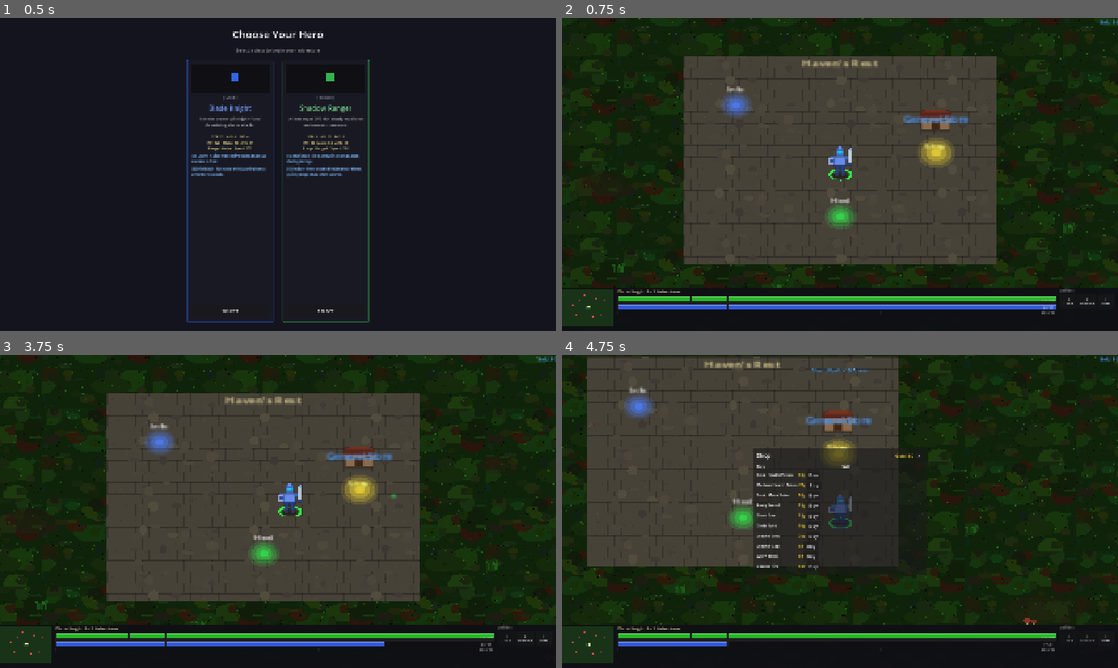
Above: before the commit, frames 1-4 (two rows, left to right).
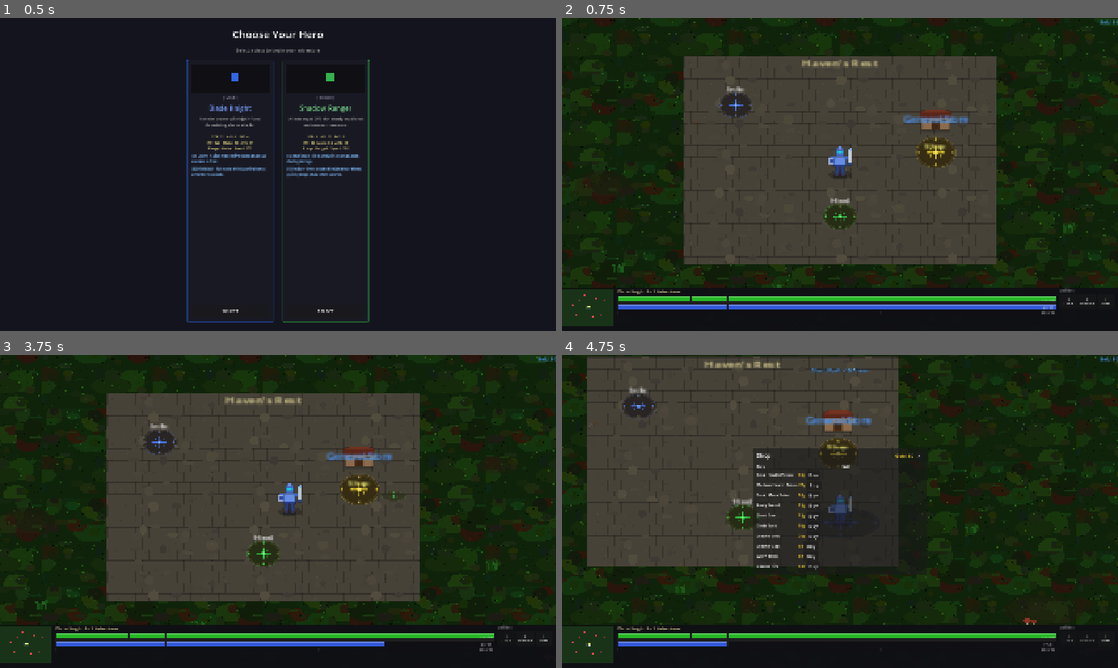
Above: after the commit, the same moments.

Repository: slxny/legends-open-rpg
Game: Godot game, scene res://scenes/main.tscn
Two runs of this game, one before a commit and one after it. Both use one fixed random seed, a clock stepped at 60 frames per second and the inputs below.
Inputs (mouse positions are in pixels of both pictures, inside the frame that each line leads up to):
- Up to frame 1 (0.5 s): no input
- Up to frame 2 (0.75 s): click "SELECT" at 0.5 s
- Up to frame 3 (3.75 s): click "Q Cleave" at 1.25 s; click "E Shield Wall" at 2 s; click "I Items" at 2.75 s; tap Enter at 3.5 s; move the mouse to (400, 495) at 3.52 s; hold D (move_right) from 3.53 s (still down); hold Q (ability_1) from 3.53 s (still down); click (400, 495) at 3.67 s
- Up to frame 4 (4.75 s): move the mouse to (728, 527) at 4.27 s; release D (move_right) at 4.28 s; release Q (ability_1) at 4.28 s; hold S (move_down) from 4.28 s (still down); tap E (ability_2) at 4.35 s

Frame 1 is identical in both runs. In frame 2, 1.3% of the frame differs, in the area x 28-71%, y 23-68%; in frame 3, 1.3%, in the area x 25-72%, y 24-68%; in frame 4, 1.1%.

Commit message:
Add hybrid sprite loading system and new SC:BW-accurate sprite types
- sprite_generator.gd now tries loading PNGs from res://assets/sprites/
  before falling back to procedural generation
- Added assets/sprites/ directory structure with subdirs for heroes,
  enemies, environment, buildings, beacons, items, terrain, ui, vfx
- Added ASSET_GUIDE.md explaining file naming and sizes
- New procedural sprites: ground_snow, ground_dirt, snow, ice, tree_dead,
  cliff_face, icicles, landing_pad, blood_splatter, beacon_cyan
- Beacons upgraded from 32x32 circles to 96x48 ornate metallic pads
  with energy cross patterns and corner nodes (matching SC:BW screenshots)

https://claude.ai/code/session_014HG3MHzygjBCY6B522kZJx

Diff:
--- a/scripts/autoloads/sprite_generator.gd
+++ b/scripts/autoloads/sprite_generator.gd
@@ -1,71 +1,143 @@
 extends Node
 
-## Generates all pixel art sprites at runtime using Godot's Image API.
+## Hybrid sprite system: loads external PNGs from res://assets/sprites/ first,
+## falls back to procedural generation via Godot's Image API.
 ## SC:BW jungle tileset aesthetic with chunky readable pixel art.
 
 # Cache generated textures
 var textures: Dictionary = {}
 
+# Maps sprite names to asset subdirectories for external file lookup
+var _asset_dirs: Dictionary = {}
+
 func _ready() -> void:
+	_init_asset_dirs()
 	_generate_all()
 
 func get_texture(name: String) -> ImageTexture:
 	return textures.get(name, null)
 
+## Try loading a PNG from res://assets/sprites/<subdir>/<name>.png
+## Returns true if loaded successfully, false to fall back to procedural.
+func _try_load_external(sprite_name: String) -> bool:
+	var subdir: String = _asset_dirs.get(sprite_name, "")
+	if subdir.is_empty():
+		return false
+	var path = "res://assets/sprites/%s/%s.png" % [subdir, sprite_name]
+	if ResourceLoader.exists(path):
+		var tex = load(path) as Texture2D
+		if tex:
+			textures[sprite_name] = tex
+			return true
+	return false
+
+func _init_asset_dirs() -> void:
+	# Heroes
+	for n in ["blade_knight", "shadow_ranger"]:
+		_asset_dirs[n] = "heroes"
+	# Enemies
+	for n in ["goblin", "wolf", "bandit"]:
+		_asset_dirs[n] = "enemies"
+	# Environment
+	for n in ["tree_jungle", "tree_small", "tree_dead", "rock", "rock_large",
+			"bush", "flowers", "grass_tuft", "grass_tuft_tall",
+			"mushroom_cluster", "fallen_log", "vines", "ground_debris",
+			"dirt_patch", "cliff_face", "icicles"]:
+		_asset_dirs[n] = "environment"
+	# Buildings
+	for n in ["shop_building", "town_hall", "landing_pad", "hatchery"]:
+		_asset_dirs[n] = "buildings"
+	# Beacons
+	for n in ["beacon_green", "beacon_yellow", "beacon_blue", "beacon_red", "beacon_cyan"]:
+		_asset_dirs[n] = "beacons"
+	# Items
+	for n in ["crystal_blue", "crystal_white", "crystal_teal"]:
+		_asset_dirs[n] = "items"
+	# Terrain
+	for n in ["grass_dark", "grass_light", "dirt", "dirt_path", "water",
+			"stone_floor", "snow", "ice", "ground_jungle", "ground_creep",
+			"ground_stone", "ground_snow", "ground_dirt"]:
+		_asset_dirs[n] = "terrain"
+	# UI
+	for n in ["skull_icon", "portrait_frame", "hud_frame"]:
+		_asset_dirs[n] = "ui"
+	# VFX
+	for n in ["selection_green", "selection_red", "iso_shadow", "slash_arc",
+			"arrow_projectile", "blood_splatter"]:
+		_asset_dirs[n] = "vfx"
+
 func _generate_all() -> void:
 	# Heroes
-	_gen_blade_knight()
-	_gen_shadow_ranger()
+	_gen_or_load("blade_knight")
+	_gen_or_load("shadow_ranger")
 	# Enemies
-	_gen_goblin()
-	_gen_wolf()
-	_gen_bandit()
+	_gen_or_load("goblin")
+	_gen_or_load("wolf")
+	_gen_or_load("bandit")
 	# Environment
-	_gen_tree_jungle()
-	_gen_tree_small()
-	_gen_rock()
-	_gen_rock_large()
-	_gen_bush()
-	_gen_flowers()
+	_gen_or_load("tree_jungle")
+	_gen_or_load("tree_small")
+	_gen_or_load("tree_dead")
+	_gen_or_load("rock")
+	_gen_or_load("rock_large")
+	_gen_or_load("bush")
+	_gen_or_load("flowers")
+	_gen_or_load("cliff_face")
+	_gen_or_load("icicles")
 	# Buildings
-	_gen_shop_building()
-	_gen_town_hall()
+	_gen_or_load("shop_building")
+	_gen_or_load("town_hall")
+	_gen_or_load("landing_pad")
 	# Beacons
-	_gen_beacon_green()
-	_gen_beacon_yellow()
-	_gen_beacon_blue()
-	_gen_beacon_red()
+	_gen_or_load("beacon_green")
+	_gen_or_load("beacon_yellow")
+	_gen_or_load("beacon_blue")
+	_gen_or_load("beacon_red")
+	_gen_or_load("beacon_cyan")
 	# Items
-	_gen_crystal_blue()
-	_gen_crystal_white()
-	_gen_crystal_teal()
+	_gen_or_load("crystal_blue")
+	_gen_or_load("crystal_white")
+	_gen_or_load("crystal_teal")
 	# Terrain tiles
-	_gen_grass_dark()
-	_gen_grass_light()
-	_gen_dirt()
-	_gen_dirt_path()
-	_gen_water()
-	_gen_stone_floor()
+	_gen_or_load("grass_dark")
+	_gen_or_load("grass_light")
+	_gen_or_load("dirt")
+	_gen_or_load("dirt_path")
+	_gen_or_load("water")
+	_gen_or_load("stone_floor")
+	_gen_or_load("snow")
+	_gen_or_load("ice")
 	# Rich ground tiles (SC:BW style)
-	_gen_ground_jungle()
-	_gen_ground_creep()
-	_gen_ground_stone()
+	_gen_or_load("ground_jungle")
+	_gen_or_load("ground_creep")
+	_gen_or_load("ground_stone")
+	_gen_or_load("ground_snow")
+	_gen_or_load("ground_dirt")
 	# Atmospheric decorations
-	_gen_grass_tuft()
-	_gen_grass_tuft_tall()
-	_gen_mushroom_cluster()
-	_gen_fallen_log()
-	_gen_vines()
-	_gen_ground_debris()
-	_gen_dirt_patch()
+	_gen_or_load("grass_tuft")
+	_gen_or_load("grass_tuft_tall")
+	_gen_or_load("mushroom_cluster")
+	_gen_or_load("fallen_log")
+	_gen_or_load("vines")
+	_gen_or_load("ground_debris")
+	_gen_or_load("dirt_patch")
 	# UI
-	_gen_skull_icon()
+	_gen_or_load("skull_icon")
 	# Selection / VFX
-	_gen_selection_circle_green()
-	_gen_selection_circle_red()
-	_gen_iso_shadow()
-	_gen_slash_arc()
-	_gen_arrow_projectile()
+	_gen_or_load("selection_green")
+	_gen_or_load("selection_red")
+	_gen_or_load("iso_shadow")
+	_gen_or_load("slash_arc")
+	_gen_or_load("arrow_projectile")
+	_gen_or_load("blood_splatter")
+
+## Try external PNG first; if not found, call the procedural generator.
+func _gen_or_load(sprite_name: String) -> void:
+	if _try_load_external(sprite_name):
+		return
+	var method_name = "_gen_" + sprite_name
+	if has_method(method_name):
+		call(method_name)
 
 # ============================================================
 # HERO SPRITES (32x48 — SC:BW unit proportions)
@@ -472,17 +544,66 @@
 func _gen_beacon_red() -> void:
 	textures["beacon_red"] = _make_beacon(Color(0.9, 0.2, 0.2))
 
+func _gen_beacon_cyan() -> void:
+	textures["beacon_cyan"] = _make_beacon(Color(0.0, 0.8, 1.0))
+
 func _make_beacon(color: Color) -> ImageTexture:
-	var img = Image.create(32, 32, false, Image.FORMAT_RGBA8)
-	img.fill(Color(0, 0, 0, 0))
-	# Outer glow
-	_fill_ellipse(img, 16, 16, 15, 15, Color(color.r, color.g, color.b, 0.15))
-	# Mid ring
-	_fill_ellipse(img, 16, 16, 12, 12, Color(color.r, color.g, color.b, 0.25))
-	# Inner bright
-	_fill_ellipse(img, 16, 16, 8, 8, Color(color.r, color.g, color.b, 0.4))
-	# Center
-	_fill_ellipse(img, 16, 16, 4, 4, Color(color.r, color.g, color.b, 0.7))
+	# Large ornate beacon pad (96x48) matching SC:BW landing pads from screenshots
+	var w = 96
+	var h = 48
+	var img = Image.create(w, h, false, Image.FORMAT_RGBA8)
+	img.fill(Color(0, 0, 0, 0))
+	var cx = w / 2
+	var cy = h / 2
+	var rx = 46
+	var ry = 22
+
+	# Dark metallic base (bronze/brown)
+	_fill_ellipse(img, cx, cy, rx, ry, Color(0.18, 0.14, 0.08))
+	_fill_ellipse(img, cx, cy, rx - 2, ry - 1, Color(0.22, 0.18, 0.1))
+
+	# Inner ring groove
+	_fill_ellipse(img, cx, cy, rx - 6, ry - 3, Color(0.12, 0.1, 0.06))
+	_fill_ellipse(img, cx, cy, rx - 8, ry - 4, Color(0.15, 0.12, 0.07))
+
+	# Glowing energy cross pattern in center
+	var glow = Color(color.r, color.g, color.b, 0.6)
+	var glow_bright = Color(color.r, color.g, color.b, 0.85)
+	# Horizontal energy line
+	_fill_rect(img, cx - 20, cy - 1, 40, 3, glow)
+	_fill_rect(img, cx - 14, cy, 28, 1, glow_bright)
+	# Vertical energy line (compressed for isometric)
+	_fill_rect(img, cx - 1, cy - 10, 3, 20, glow)
+	_fill_rect(img, cx, cy - 7, 1, 14, glow_bright)
+	# Diamond energy pattern
+	for i in range(8):
+		var px = cx + int(cos(i * TAU / 8.0) * 16)
+		var py = cy + int(sin(i * TAU / 8.0) * 8)
+		_fill_rect(img, px - 1, py - 1, 3, 3, glow)
+
+	# Center glow spot
+	_fill_ellipse(img, cx, cy, 6, 3, glow_bright)
+	_fill_ellipse(img, cx, cy, 3, 2, Color(color.r * 0.5 + 0.5, color.g * 0.5 + 0.5, color.b * 0.5 + 0.5, 0.9))
+
+	# Four metallic corner nodes (N/S/E/W)
+	var node_color = Color(0.3, 0.25, 0.15)
+	var node_glow = Color(color.r, color.g, color.b, 0.7)
+	# East
+	_fill_ellipse(img, cx + rx - 6, cy, 4, 3, node_color)
+	_fill_ellipse(img, cx + rx - 6, cy, 2, 2, node_glow)
+	# West
+	_fill_ellipse(img, cx - rx + 6, cy, 4, 3, node_color)
+	_fill_ellipse(img, cx - rx + 6, cy, 2, 2, node_glow)
+	# North
+	_fill_ellipse(img, cx, cy - ry + 4, 4, 3, node_color)
+	_fill_ellipse(img, cx, cy - ry + 4, 2, 2, node_glow)
+	# South
+	_fill_ellipse(img, cx, cy + ry - 4, 4, 3, node_color)
+	_fill_ellipse(img, cx, cy + ry - 4, 2, 2, node_glow)
+
+	# Outer glow aura
+	_fill_ellipse(img, cx, cy, rx + 1, ry + 1, Color(color.r, color.g, color.b, 0.08))
+
 	return ImageTexture.create_from_image(img)
 
 # ============================================================
@@ -992,6 +1113,289 @@
 	textures["arrow_projectile"] = ImageTexture.create_from_image(img)
 
 # ============================================================
+# NEW SPRITE TYPES — from SC:BW screenshots
+# ============================================================
+
+func _gen_snow() -> void:
+	var img = Image.create(16, 16, false, Image.FORMAT_RGBA8)
+	img.fill(Color(0.85, 0.88, 0.92))
+	var rng = RandomNumberGenerator.new()
+	rng.seed = 201
+	for _i in range(10):
+		var x = rng.randi_range(0, 15)
+		var y = rng.randi_range(0, 15)
+		img.set_pixel(x, y, Color(0.9, 0.92, 0.95))
+	for _i in range(6):
+		var x = rng.randi_range(0, 15)
+		var y = rng.randi_range(0, 15)
+		img.set_pixel(x, y, Color(0.78, 0.82, 0.88))
+	textures["snow"] = ImageTexture.create_from_image(img)
+
+func _gen_ice() -> void:
+	var img = Image.create(16, 16, false, Image.FORMAT_RGBA8)
+	img.fill(Color(0.55, 0.72, 0.82))
+	var rng = RandomNumberGenerator.new()
+	rng.seed = 202
+	for _i in range(8):
+		var x = rng.randi_range(0, 15)
+		var y = rng.randi_range(0, 15)
+		img.set_pixel(x, y, Color(0.65, 0.8, 0.9))
+	for _i in range(5):
+		var x = rng.randi_range(0, 14)
+		var y = rng.randi_range(0, 15)
+		img.set_pixel(x, y, Color(0.4, 0.6, 0.75))
+		img.set_pixel(x + 1, y, Color(0.45, 0.65, 0.78))
+	textures["ice"] = ImageTexture.create_from_image(img)
+
+func _gen_ground_snow() -> void:
+	var size = 128
+	var img = Image.create(size, size, false, Image.FORMAT_RGBA8)
+	# White/light gray snow base — matches screenshot 1 & 3
+	img.fill(Color(0.82, 0.85, 0.9))
+	var rng = RandomNumberGenerator.new()
+	rng.seed = 210
+
+	# Large snow drift patches (lighter and darker areas)
+	for _i in range(16):
+		var cx = rng.randi_range(0, size - 1)
+		var cy = rng.randi_range(0, size - 1)
+		var rx = rng.randi_range(10, 30)
+		var ry = rng.randi_range(8, 22)
+		var shade = rng.randf_range(0.0, 1.0)
+		var patch_color: Color
+		if shade < 0.4:
+			# Lighter snow highlight
+			patch_color = Color(
+				rng.randf_range(0.88, 0.94),
+				rng.randf_range(0.9, 0.95),
+				rng.randf_range(0.92, 0.97))
+		elif shade < 0.7:
+			# Shadow/compressed snow
+			patch_color = Color(
+				rng.randf_range(0.72, 0.8),
+				rng.randf_range(0.76, 0.84),
+				rng.randf_range(0.82, 0.9))
+		else:
+			# Slight blue-gray tinge
+			patch_color = Color(
+				rng.randf_range(0.68, 0.78),
+				rng.randf_range(0.72, 0.82),
+				rng.randf_range(0.8, 0.88))
+		_fill_ellipse(img, cx, cy, rx, ry, patch_color)
+
+	# Medium bumps for texture
+	for _i in range(35):
+		var cx = rng.randi_range(0, size - 1)
+		var cy = rng.randi_range(0, size - 1)
+		var rx = rng.randi_range(3, 8)
+		var ry = rng.randi_range(2, 6)
+		var c = Color(
+			rng.randf_range(0.78, 0.92),
+			rng.randf_range(0.82, 0.94),
+			rng.randf_range(0.86, 0.96))
+		_fill_ellipse(img, cx, cy, rx, ry, c)
+
+	# Fine pixel noise for snow grain
+	for _i in range(500):
+		var x = rng.randi_range(0, size - 1)
+		var y = rng.randi_range(0, size - 1)
+		var existing = img.get_pixel(x, y)
+		var v = rng.randf_range(-0.03, 0.03)
+		img.set_pixel(x, y, Color(
+			clampf(existing.r + v, 0.65, 0.98),
+			clampf(existing.g + v, 0.7, 0.98),
+			clampf(existing.b + v, 0.75, 1.0)))
+
+	# Sparse tiny dark spots (pebbles poking through)
+	for _i in range(15):
+		var x = rng.randi_range(0, size - 1)
+		var y = rng.randi_range(0, size - 1)
+		img.set_pixel(x, y, Color(0.5, 0.48, 0.45))
+
+	textures["ground_snow"] = ImageTexture.create_from_image(img)
+
+func _gen_ground_dirt() -> void:
+	var size = 128
+	var img = Image.create(size, size, false, Image.FORMAT_RGBA8)
+	# Brown dirt/badlands base — matches screenshot 2
+	img.fill(Color(0.42, 0.35, 0.23))
+	var rng = RandomNumberGenerator.new()
+	rng.seed = 220
+
+	# Large terrain variation patches
+	for _i in range(20):
+		var cx = rng.randi_range(0, size - 1)
+		var cy = rng.randi_range(0, size - 1)
+		var rx = rng.randi_range(8, 28)
+		var ry = rng.randi_range(6, 22)
+		var shade = rng.randf_range(0.0, 1.0)
+		var patch_color: Color
+		if shade < 0.35:
+			# Lighter sandy dirt
+			patch_color = Color(
+				rng.randf_range(0.5, 0.58),
+				rng.randf_range(0.42, 0.5),
+				rng.randf_range(0.28, 0.36))
+		elif shade < 0.65:
+			# Darker mud
+			patch_color = Color(
+				rng.randf_range(0.3, 0.4),
+				rng.randf_range(0.25, 0.33),
+				rng.randf_range(0.15, 0.22))
+		else:
+			# Red-brown clay
+			patch_color = Color(
+				rng.randf_range(0.45, 0.55),
+				rng.randf_range(0.3, 0.38),
+				rng.randf_range(0.18, 0.25))
+		_fill_ellipse(img, cx, cy, rx, ry, patch_color)
+
+	# Small grass tufts scattered on dirt
+	for _i in range(25):
+		var cx = rng.randi_range(0, size - 1)
+		var cy = rng.randi_range(0, size - 1)
+		var rx = rng.randi_range(2, 5)
+		var ry = rng.randi_range(1, 4)
+		_fill_ellipse(img, cx, cy, rx, ry, Color(
+			rng.randf_range(0.22, 0.35),
+			rng.randf_range(0.35, 0.48),
+			rng.randf_range(0.15, 0.22)))
+
+	# Fine pixel noise for cracks/pebbles
+	for _i in range(500):
+		var x = rng.randi_range(0, size - 1)
+		var y = rng.randi_range(0, size - 1)
+		var existing = img.get_pixel(x, y)
+		var v = rng.randf_range(-0.04, 0.04)
+		img.set_pixel(x, y, Color(
+			clampf(existing.r + v, 0.2, 0.65),
+			clampf(existing.g + v, 0.15, 0.55),
+			clampf(existing.b + v, 0.08, 0.4)))
+
+	textures["ground_dirt"] = ImageTexture.create_from_image(img)
+
+func _gen_tree_dead() -> void:
+	# Bare black/dark tree trunks visible in screenshot 3 (snow areas)
+	var img = Image.create(24, 48, false, Image.FORMAT_RGBA8)
+	img.fill(Color(0, 0, 0, 0))
+	# Shadow
+	_fill_ellipse(img, 12, 45, 10, 3, Color(0, 0, 0, 0.2))
+	# Main trunk
+	_fill_rect(img, 10, 16, 4, 30, Color(0.15, 0.12, 0.08))
+	_fill_rect(img, 11, 18, 2, 26, Color(0.2, 0.16, 0.1))
+	# Left branch
+	_fill_rect(img, 4, 14, 7, 2, Color(0.15, 0.12, 0.08))
+	_fill_rect(img, 2, 10, 3, 5, Color(0.13, 0.1, 0.07))
+	_fill_rect(img, 1, 8, 2, 3, Color(0.12, 0.09, 0.06))
+	# Right branch
+	_fill_rect(img, 13, 20, 6, 2, Color(0.15, 0.12, 0.08))
+	_fill_rect(img, 18, 16, 3, 5, Color(0.13, 0.1, 0.07))
+	_fill_rect(img, 20, 14, 2, 3, Color(0.12, 0.09, 0.06))
+	# Upper branch
+	_fill_rect(img, 8, 8, 3, 2, Color(0.14, 0.11, 0.07))
+	_fill_rect(img, 6, 4, 2, 5, Color(0.12, 0.09, 0.06))
+	# Small broken stubs
+	_fill_rect(img, 14, 26, 3, 2, Color(0.16, 0.13, 0.09))
+	_fill_rect(img, 7, 22, 3, 2, Color(0.14, 0.11, 0.07))
+	textures["tree_dead"] = ImageTexture.create_from_image(img)
+
+func _gen_cliff_face() -> void:
+	# Vertical rock cliff face — dark charcoal stone as in screenshots 1 & 3
+	var img = Image.create(64, 48, false, Image.FORMAT_RGBA8)
+	img.fill(Color(0, 0, 0, 0))
+	# Main cliff body (dark gray stone)
+	_fill_rect(img, 0, 8, 64, 40, Color(0.22, 0.2, 0.18))
+	_fill_rect(img, 2, 10, 60, 36, Color(0.28, 0.26, 0.23))
+	# Horizontal rock layers
+	_fill_rect(img, 0, 16, 64, 2, Color(0.18, 0.16, 0.14))
+	_fill_rect(img, 0, 26, 64, 2, Color(0.2, 0.18, 0.15))
+	_fill_rect(img, 0, 35, 64, 2, Color(0.17, 0.15, 0.13))
+	# Lighter face highlights
+	_fill_rect(img, 5, 11, 12, 4, Color(0.35, 0.33, 0.3))
+	_fill_rect(img, 30, 19, 10, 5, Color(0.32, 0.3, 0.27))
+	_fill_rect(img, 45, 28, 14, 4, Color(0.33, 0.31, 0.28))
+	# Dark crevices
+	_fill_rect(img, 20, 12, 2, 12, Color(0.1, 0.09, 0.07))
+	_fill_rect(img, 42, 18, 2, 10, Color(0.1, 0.09, 0.07))
+	# Top edge (snow on cliff top in ice biome)
+	_fill_rect(img, 0, 6, 64, 4, Color(0.8, 0.83, 0.88))
+	_fill_rect(img, 3, 8, 8, 2, Color(0.85, 0.88, 0.92))
+	_fill_rect(img, 25, 8, 12, 2, Color(0.82, 0.85, 0.9))
+	_fill_rect(img, 50, 8, 10, 2, Color(0.84, 0.87, 0.91))
+	# Shadow at base
+	_fill_rect(img, 0, 44, 64, 4, Color(0.08, 0.07, 0.06, 0.5))
+	textures["cliff_face"] = ImageTexture.create_from_image(img)
+
+func _gen_icicles() -> void:
+	# Hanging icicles from cliff edges — visible in screenshot 3
+	var img = Image.create(32, 16, false, Image.FORMAT_RGBA8)
+	img.fill(Color(0, 0, 0, 0))
+	# Several icicle points hanging down
+	var ice_light = Color(0.75, 0.88, 0.95)
+	var ice_mid = Color(0.6, 0.78, 0.9)
+	var ice_dark = Color(0.45, 0.65, 0.8)
+	# Icicle 1
+	_fill_rect(img, 3, 0, 2, 10, ice_mid)
+	_fill_rect(img, 4, 0, 1, 8, ice_light)
+	img.set_pixel(3, 10, ice_dark)
+	# Icicle 2 (taller)
+	_fill_rect(img, 9, 0, 3, 14, ice_mid)
+	_fill_rect(img, 10, 0, 1, 12, ice_light)
+	img.set_pixel(10, 14, ice_dark)
+	# Icicle 3
+	_fill_rect(img, 16, 0, 2, 8, ice_mid)
+	_fill_rect(img, 17, 0, 1, 6, ice_light)
+	# Icicle 4 (tallest)
+	_fill_rect(img, 21, 0, 3, 15, ice_mid)
+	_fill_rect(img, 22, 0, 1, 13, ice_light)
+	img.set_pixel(22, 15, ice_dark)
+	# Icicle 5
+	_fill_rect(img, 27, 0, 2, 11, ice_mid)
+	_fill_rect(img, 28, 0, 1, 9, ice_light)
+	textures["icicles"] = ImageTexture.create_from_image(img)
+
+func _gen_landing_pad() -> void:
+	# SC:BW-style landing pad structure — visible in screenshot 1
+	var img = Image.create(64, 32, false, Image.FORMAT_RGBA8)
+	img.fill(Color(0, 0, 0, 0))
+	# Base platform (dark metallic)
+	_fill_ellipse(img, 32, 16, 30, 14, Color(0.25, 0.23, 0.2))
+	_fill_ellipse(img, 32, 16, 28, 13, Color(0.3, 0.28, 0.25))
+	# Inner platform (lighter)
+	_fill_ellipse(img, 32, 16, 22, 10, Color(0.35, 0.33, 0.3))
+	# Landing markings (cross pattern)
+	_fill_rect(img, 14, 15, 36, 2, Color(0.6, 0.55, 0.2))
+	_fill_rect(img, 31, 6, 2, 20, Color(0.6, 0.55, 0.2))
+	# Corner lights
+	_fill_rect(img, 8, 14, 3, 3, Color(0.2, 0.8, 0.2))
+	_fill_rect(img, 53, 14, 3, 3, Color(0.2, 0.8, 0.2))
+	_fill_rect(img, 30, 4, 3, 3, Color(0.8, 0.2, 0.2))
+	_fill_rect(img, 30, 25, 3, 3, Color(0.8, 0.2, 0.2))
+	# Shadow underneath
+	_fill_ellipse(img, 32, 28, 28, 4, Color(0, 0, 0, 0.2))
+	textures["landing_pad"] = ImageTexture.create_from_image(img)
+
+func _gen_blood_splatter() -> void:
+	# Red blood on ground where enemies die — visible in screenshot 3
+	var img = Image.create(16, 16, false, Image.FORMAT_RGBA8)
+	img.fill(Color(0, 0, 0, 0))
+	var blood = Color(0.55, 0.05, 0.02)
+	var blood_dark = Color(0.35, 0.02, 0.01)
+	var blood_light = Color(0.7, 0.1, 0.05)
+	# Main splatter (organic blob shape)
+	_fill_ellipse(img, 8, 8, 6, 5, blood)
+	_fill_ellipse(img, 6, 7, 4, 3, blood_dark)
+	_fill_ellipse(img, 10, 9, 4, 3, blood_light)
+	# Splatter droplets
+	_fill_rect(img, 2, 4, 2, 2, blood)
+	_fill_rect(img, 12, 3, 2, 2, blood_dark)
+	_fill_rect(img, 13, 11, 2, 2, blood)
+	_fill_rect(img, 3, 11, 2, 2, blood_dark)
+	img.set_pixel(1, 8, blood)
+	img.set_pixel(14, 7, blood)
+	textures["blood_splatter"] = ImageTexture.create_from_image(img)
+
+# ============================================================
 # DRAWING HELPERS
 # ============================================================
 
Not shown, added: assets/sprites/ASSET_GUIDE.md
Not shown, added: assets/sprites/beacons/.gitkeep
Not shown, added: assets/sprites/buildings/.gitkeep
Not shown, added: assets/sprites/enemies/.gitkeep
Not shown, added: assets/sprites/environment/.gitkeep
Not shown, added: assets/sprites/heroes/.gitkeep
Not shown, added: assets/sprites/items/.gitkeep
Not shown, added: assets/sprites/terrain/.gitkeep
Not shown, added: assets/sprites/ui/.gitkeep
Not shown, added: assets/sprites/vfx/.gitkeep
